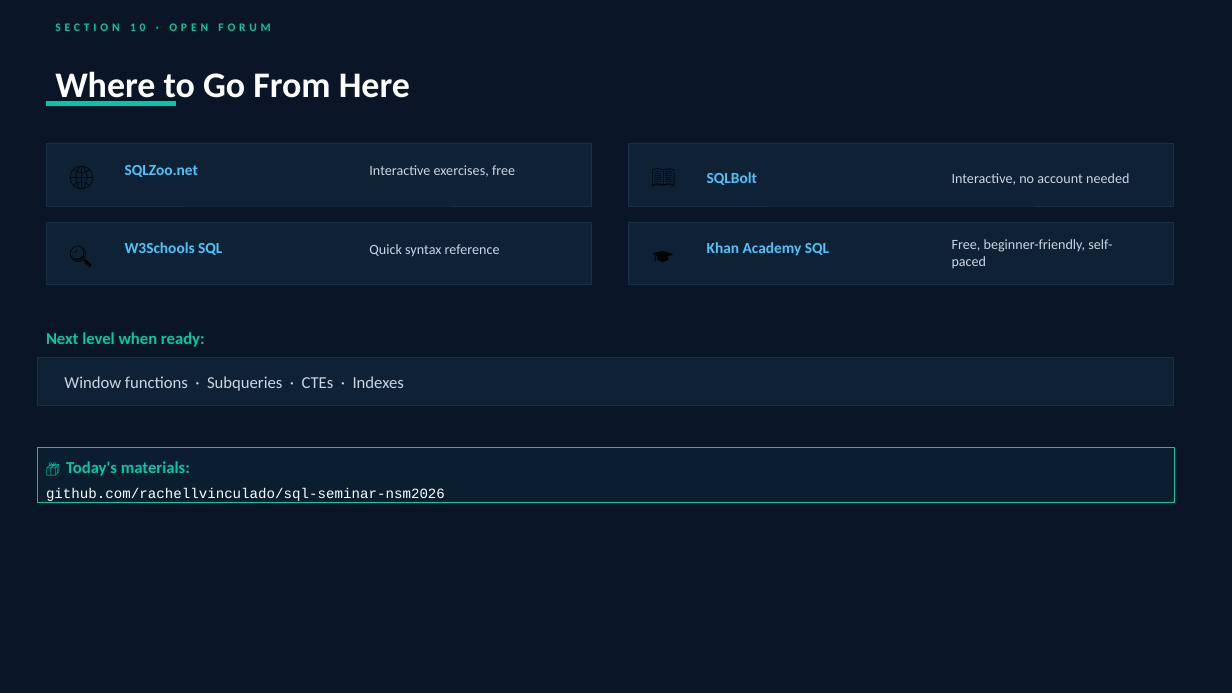
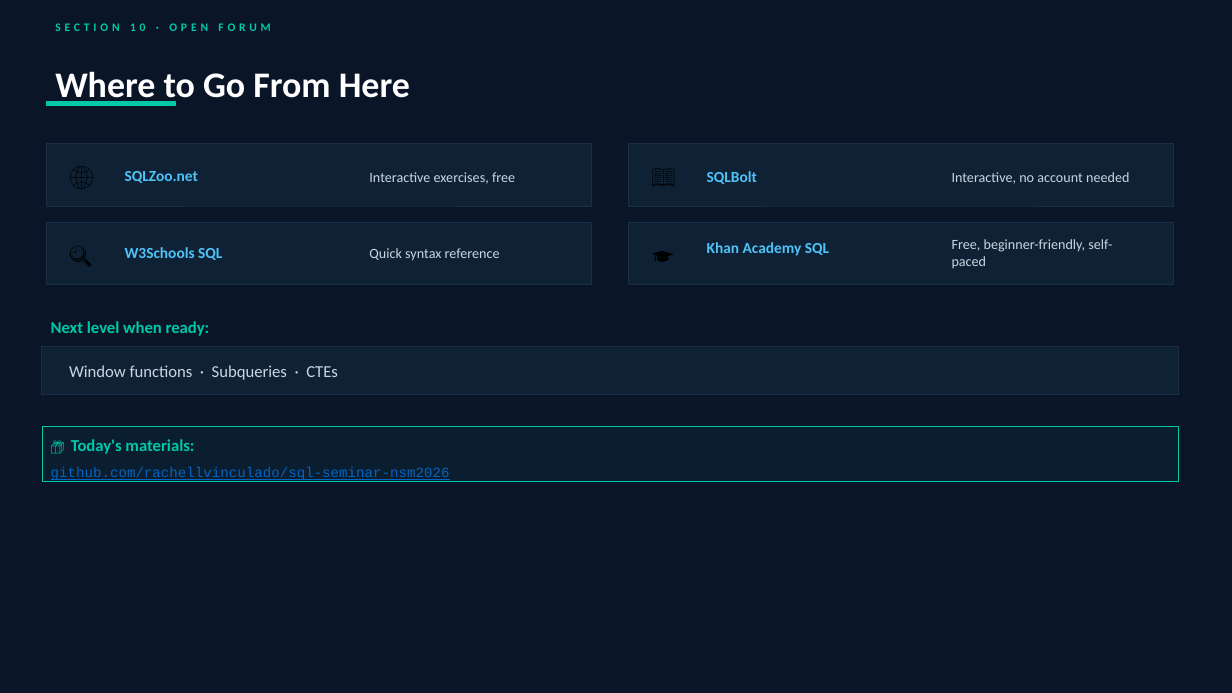
Before and after one commit to rachellvinculado/sql-seminar-nsm2026, a slide deck: slide 34 of SQL_Seminar_Deck_102026.pptx. Drawn at 1232x693 pixels with LibreOffice and Linux fonts; fonts in the diff are those of the drawing. Boxes give left, top, right and bottom in pixels: in the first picture for what was removed or moved away, otherwise in the second. Text is boxed around its words. In the diff, an @@ line names an element or a change of style, - is before the commit and + after.

Commit message:
final touches

```diff
--- a/SQL_Seminar_Deck_102026.pptx
+++ b/SQL_Seminar_Deck_102026.pptx
@@ 3 texts: place and size @@
-3 texts at (125,165,500,257)
+3 texts at (125,171,500,261)
@@ text "Interactive exercises, free": place and size @@
-text "Interactive exercises, free" at (369,165,515,177)
+text "Interactive exercises, free" at (369,172,515,184)
@@ text "Next level when ready:": place and size @@
-text "Next level when ready:" at (46,332,205,347)
+text "Next level when ready:" at (51,321,210,336)
@@ rectangle: place and size @@
-rectangle at (37,358,1174,406)
+rectangle at (42,347,1178,395)
@@ text at (69,365,338,380): text changed @@
-Window functions · Subqueries · CTEs · Indexes
+Window functions · Subqueries · CTEs
@@ 2 texts, 1 rectangle: place and size @@
-2 texts, 1 rectangle at (38,447,1175,503)
+2 texts, 1 rectangle at (43,426,1179,482)
@@ text "github.com/rachellvinculado/sql-seminar-nsm2026" at (51,467,450,480): text colour #FFFFFF to #0563C1, underline on @@
```
